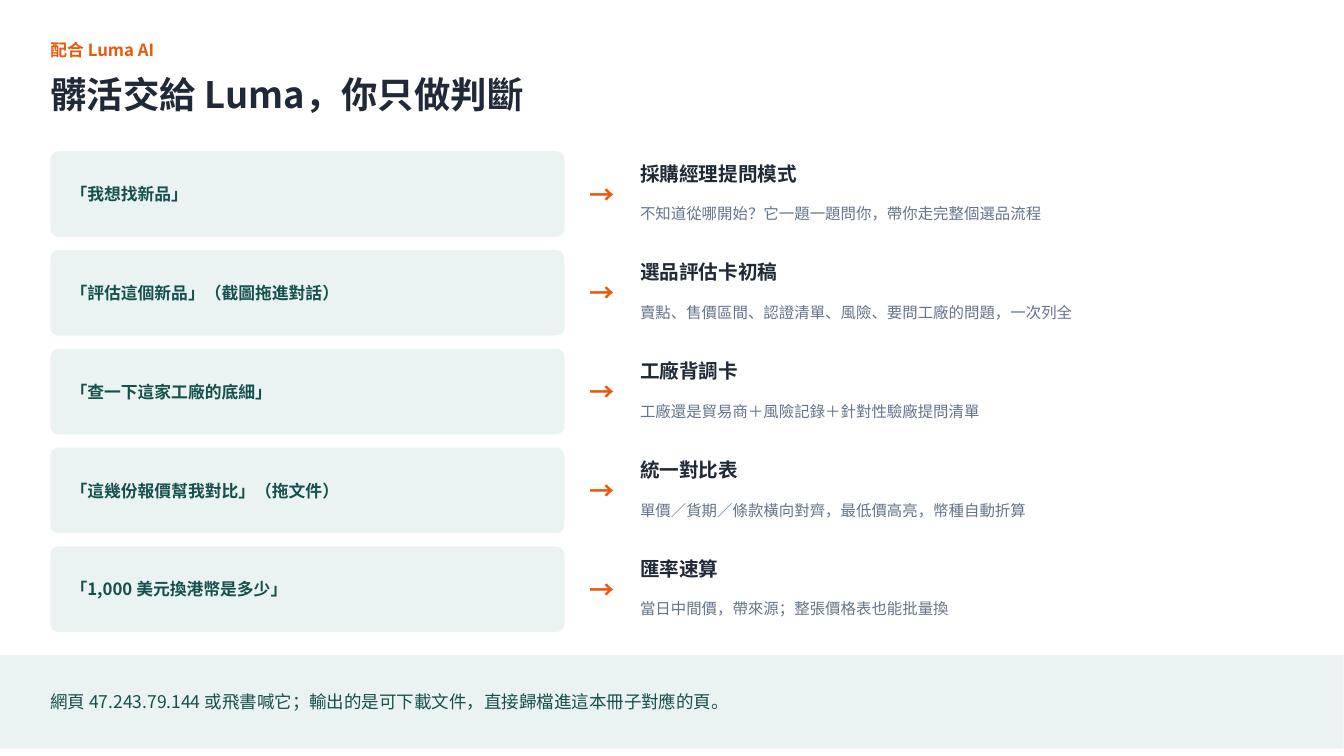
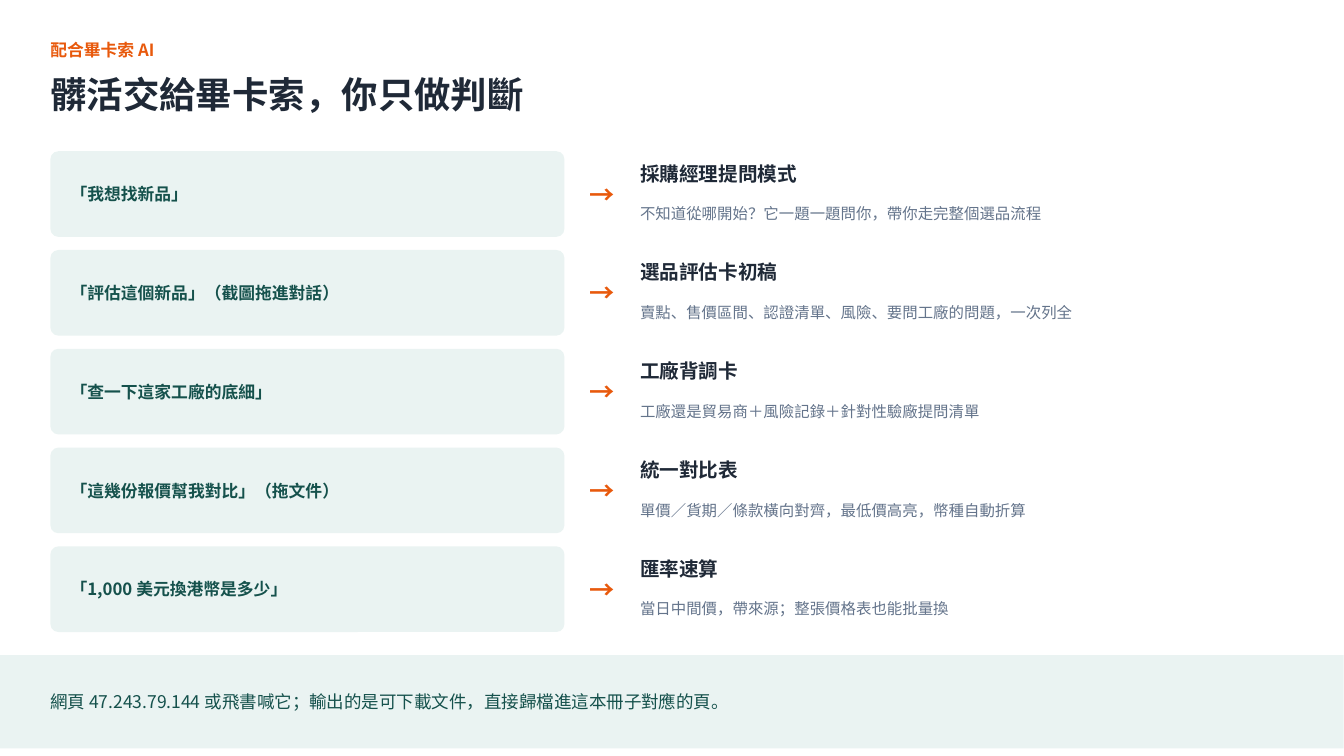
Before and after one commit to HenryHuo157/HermesAgent, a slide deck: slide 9 of 推广/1688選品篩選工作冊.pptx. Drawn at 1344x756 pixels with LibreOffice and Linux fonts; fonts in the diff are those of the drawing. Boxes give left, top, right and bottom in pixels: in the first picture for what was removed or moved away, otherwise in the second. Text is boxed around its words. In the diff, an @@ line names an element or a change of style, - is before the commit and + after.

```diff
--- a/推广/1688選品篩選工作冊.pptx
+++ b/推广/1688選品篩選工作冊.pptx
@@ text at [50, 41, 154, 58]: text changed @@
-配合 Luma AI
+配合畢卡索 AI
@@ text at [50, 76, 523, 113]: text changed @@
-髒活交給 Luma，你只做判斷
+髒活交給畢卡索，你只做判斷
```
Also in this commit, not shown: 3 other slides changed, 9 other files.
